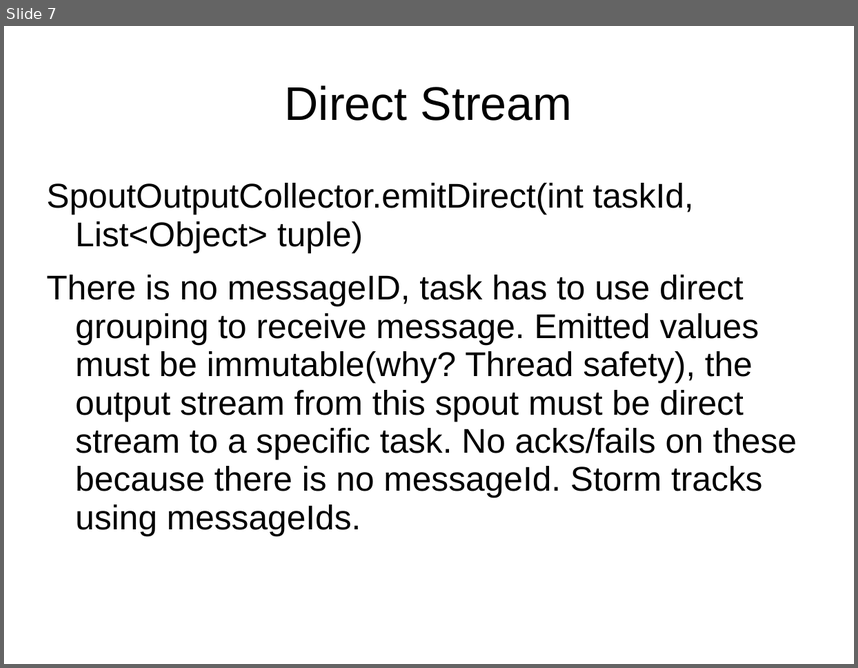
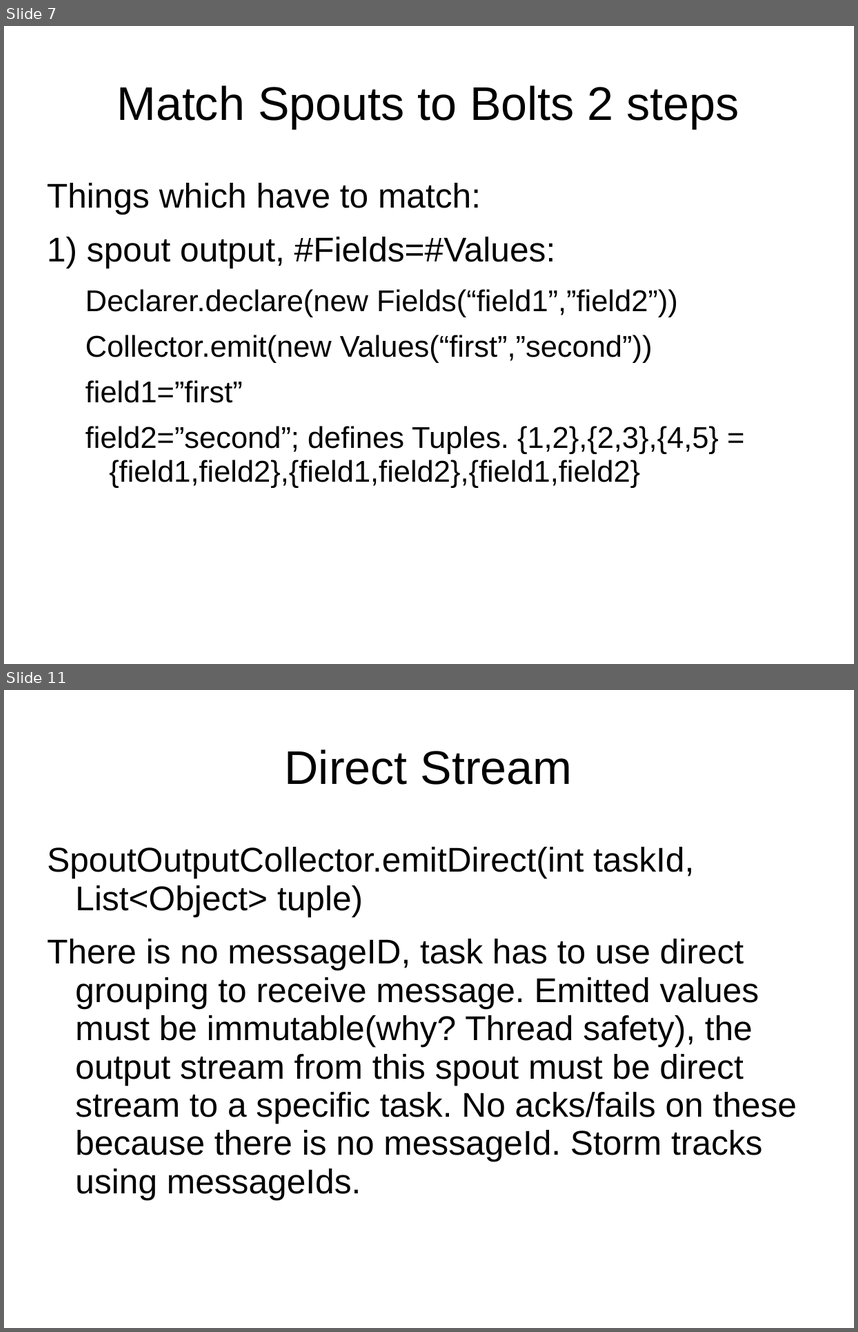
Before and after one commit to dougc333/storm, a slide deck: Storm.ppt. Shown one above the other, each under a label of ours: slide 7 before the commit, slides 7 and 11 after it; the slides between them are not shown. The pictures are 858x668 and 858x1332 pixels, drawn with LibreOffice and Linux fonts; fonts in the diff are those of the drawing. Boxes give left, top, right and bottom in pixels: in the first picture for what was removed or moved away, otherwise in the second. Text is boxed around its words. In the diff, an @@ line names an element or a change of style, - is before the commit and + after.

```diff
--- a/Storm.ppt
+++ b/Storm.ppt
@@ slide 7 added at (4,26,854,664), background #FFFFFF @@
@@ title added at (116,85,740,129), 44 pt, text #000000 @@
+Match Spouts to Bolts 2 steps
@@ text added at (47,183,719,488), 28 pt, text #000000 @@
+Things which have to match:
+1) spout output, #Fields=#Values:
+  Declarer.declare(new Fields(“field1”,”field2”))
+  Collector.emit(new Values(“first”,”second”))
+  field1=”first”
+  field2=”second”; defines Tuples. {1,2},{2,3},{4,5} = {field1,field2},{field1,field2},{field1,field2}
@@ what was slide 7 is now slide 11 @@
```
Also in this commit, not shown: 7 slides changed, 7 other slides added, 1 slide removed, 10 other files.
